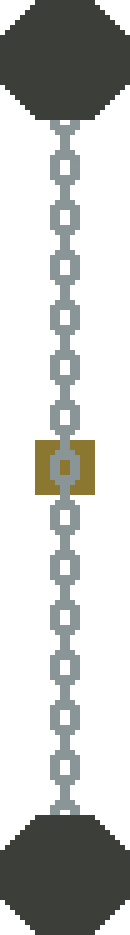
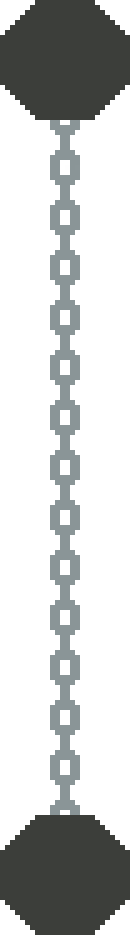
Before/after of a 130px x 935px layered artwork. What changed in the layer stack:
painted on "Capa 2 copy" over <box>35,440,95,495</box>
